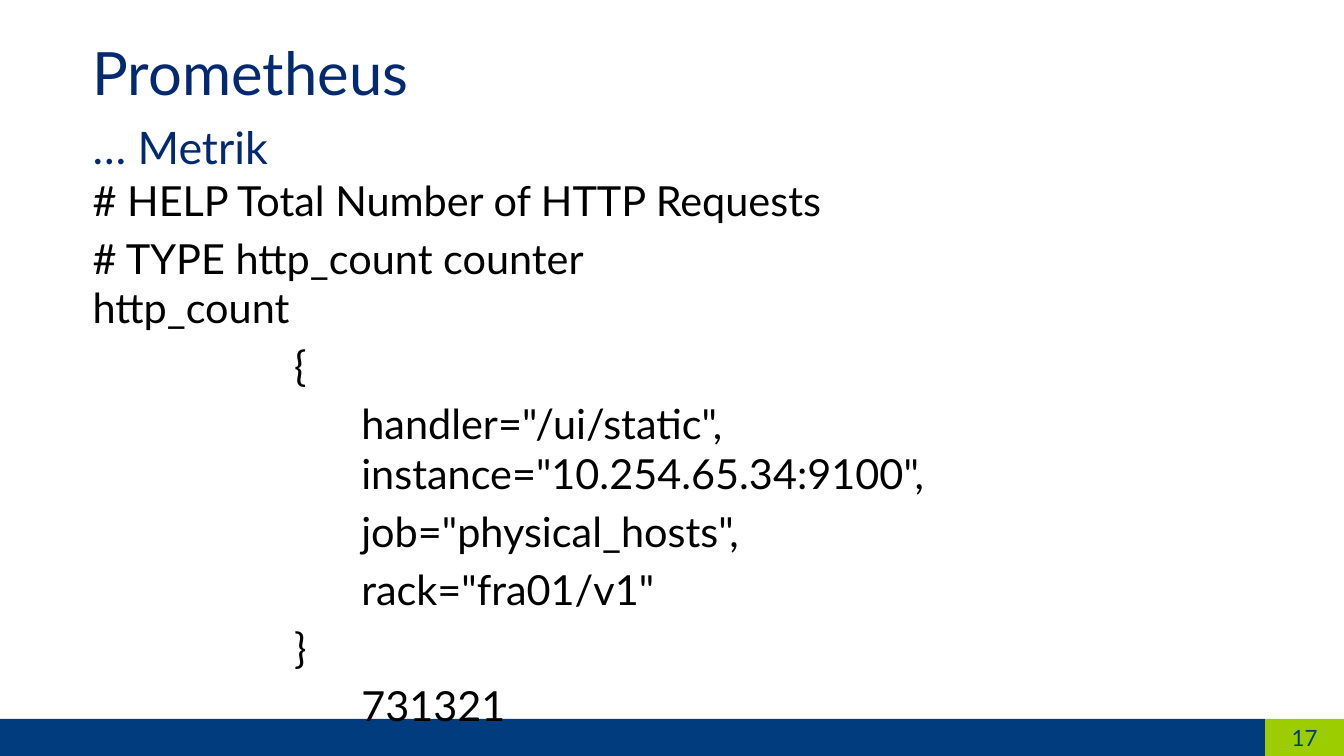
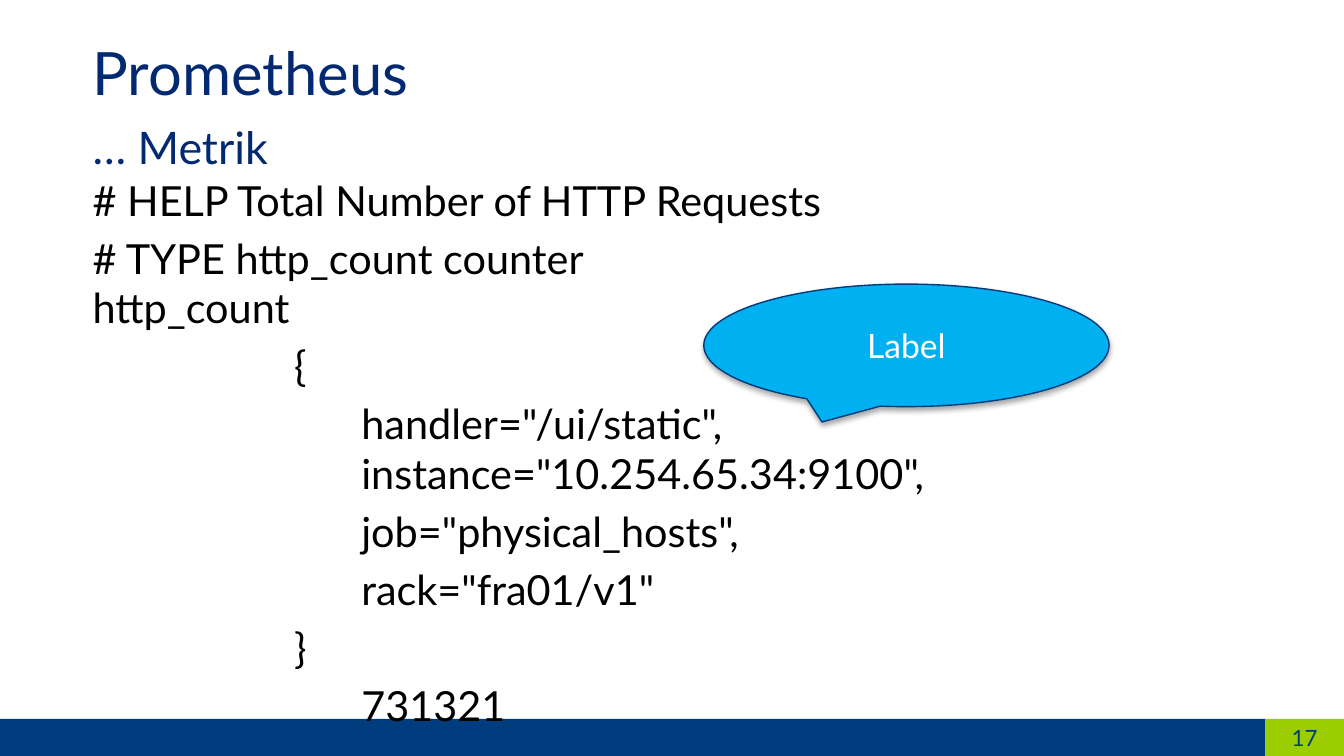
Before and after one commit to hikhvar/prometheus-kubernetes-demo, a slide deck: slide 17 of slides/slides.potx. Drawn at 1344x756 pixels with LibreOffice and Linux fonts; fonts in the diff are those of the drawing. Boxes give left, top, right and bottom in pixels: in the first picture for what was removed or moved away, otherwise in the second. Text is boxed around its words. In the diff, an @@ line names an element or a change of style, - is before the commit and + after.

```diff
--- a/slides/slides.potx
+++ b/slides/slides.potx
@@ speech bubble added at (704, 284, 1110, 406), fill #00B0F0, outline #003B7B 0.75 pt, 18 pt, text #FFFFFF @@
+Label
```
Also in this commit, not shown: 9 other slides changed, 1 other file.
